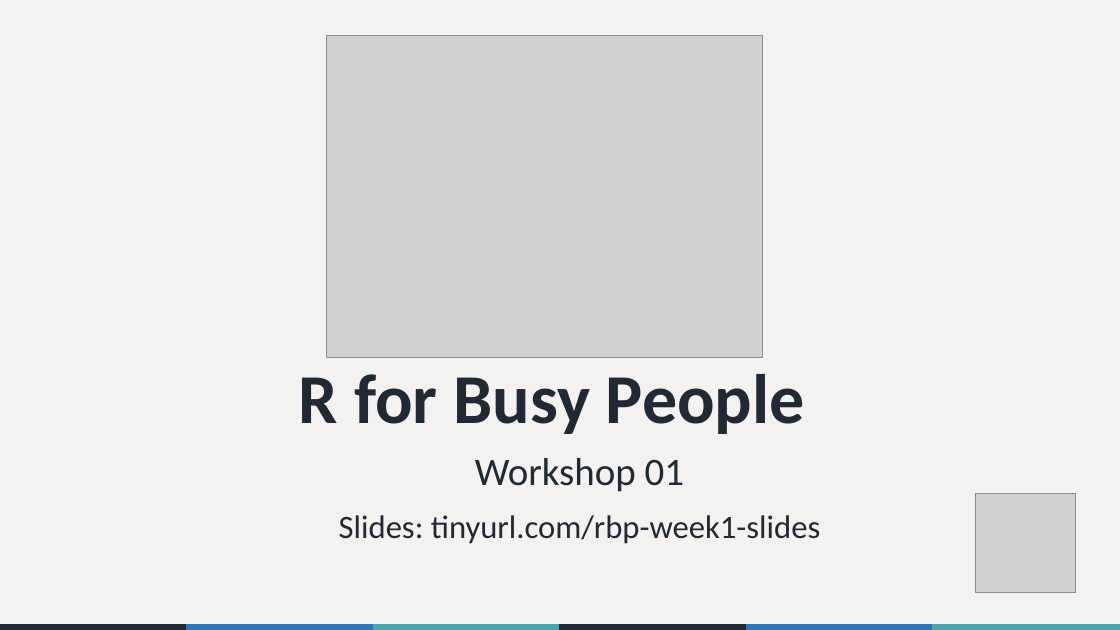
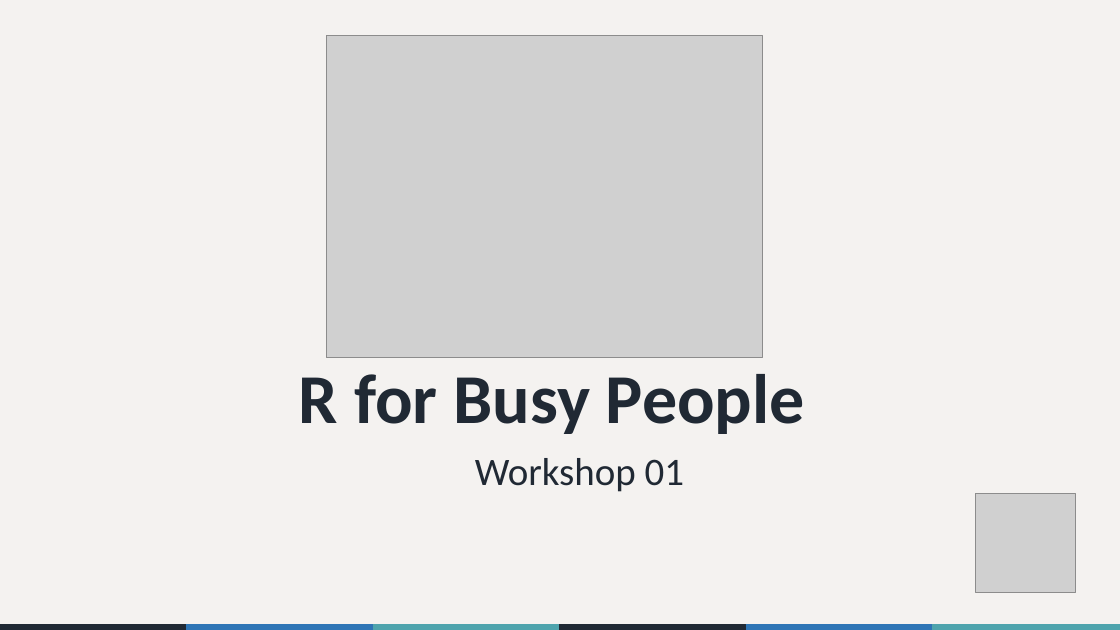
Before and after one commit to the-graph-courses/rbp_cohort_0_materials, a slide deck: slide 1 of week_01/slides/rbp_workshop_01.pptx. Drawn at 1120x630 pixels with LibreOffice and Linux fonts; fonts in the diff are those of the drawing; grey boxes stand for pictures. Boxes give left, top, right and bottom in pixels: in the first picture for what was removed or moved away, otherwise in the second. Text is boxed around its words. In the diff, an @@ line names an element or a change of style, - is before the commit and + after.

Commit message:
ppt update

```diff
--- a/week_01/slides/rbp_workshop_01.pptx
+++ b/week_01/slides/rbp_workshop_01.pptx
@@ subtitle at bbox=[339, 515, 820, 544]: paragraph removed @@
-Slides: tinyurl.com/rbp-week1-slides
```
Also in this commit, not shown: 1 other slide changed, 3 other files.
